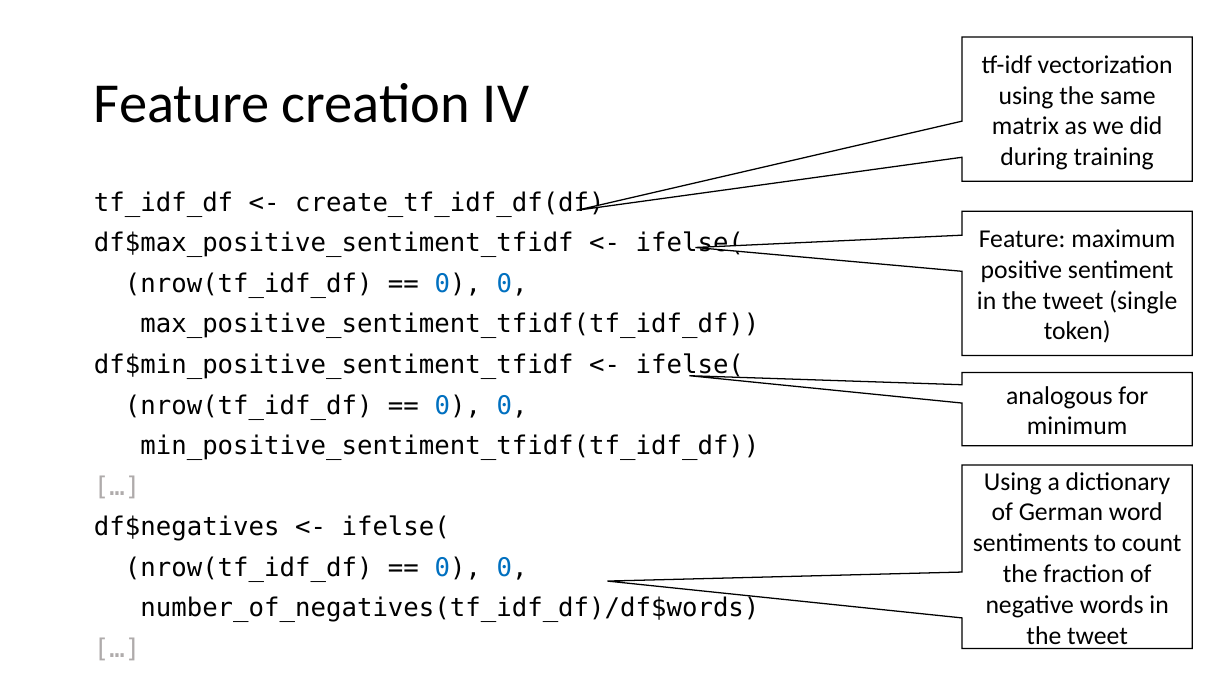
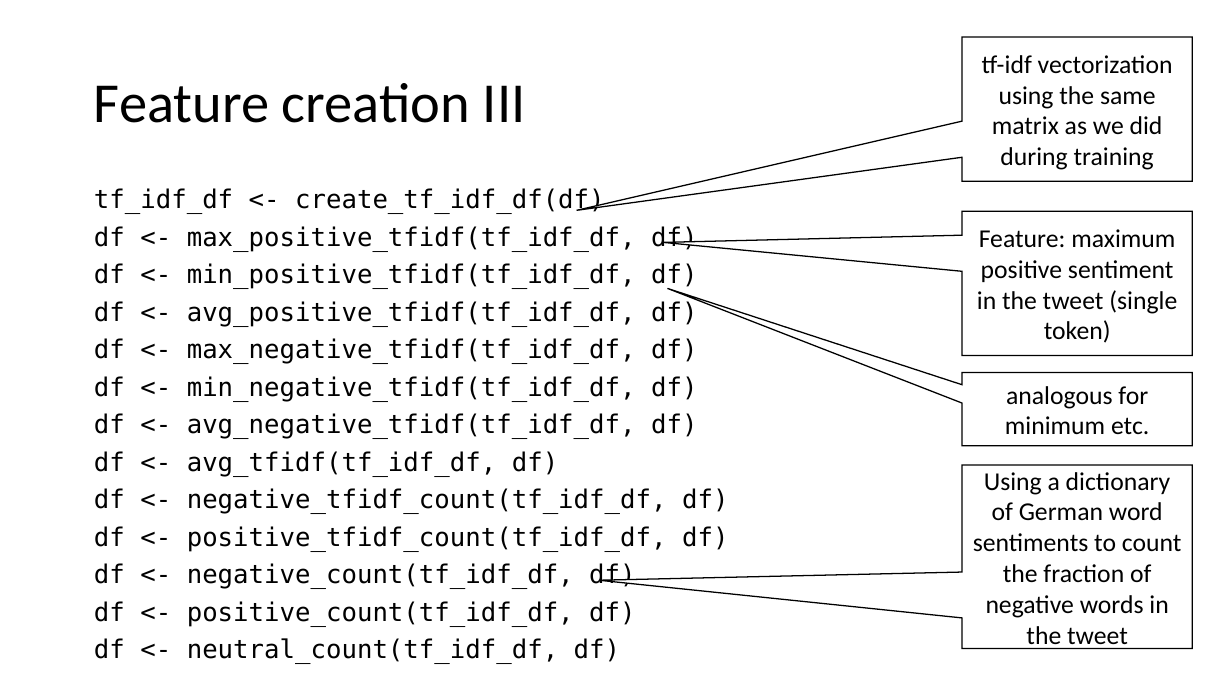
Before and after one commit to samuelstelzer/twitter_sentiment_analysis, a slide deck: slide 18 of handson_workshop.pptx (slide 19 before the commit). Drawn at 1232x693 pixels with LibreOffice and Linux fonts; fonts in the diff are those of the drawing. Boxes give left, top, right and bottom in pixels: in the first picture for what was removed or moved away, otherwise in the second. Text is boxed around its words. In the diff, an @@ line names an element or a change of style, - is before the commit and + after.

Commit message:
Fix issue with positive_words Fix feature creation method

```diff
--- a/handson_workshop.pptx
+++ b/handson_workshop.pptx
@@ title at [94, 83, 526, 123]: text changed @@
-Feature creation IV
+Feature creation III
@@ text at [94, 188, 605, 214]: line spacing 0.9 to 0.8 @@
@@ text at [94, 226, 728, 664]: text changed @@
-df$max_positive_sentiment_tfidf <- ifelse(
-(nrow(tf_idf_df) == 0), 0,
-max_positive_sentiment_tfidf(tf_idf_df))
-df$min_positive_sentiment_tfidf <- ifelse(
-(nrow(tf_idf_df) == 0), 0,
-min_positive_sentiment_tfidf(tf_idf_df))
-[…]
-df$negatives <- ifelse(
-(nrow(tf_idf_df) == 0), 0,
-number_of_negatives(tf_idf_df)/df$words)
-[…]
+df <- max_positive_tfidf(tf_idf_df, df)
+df <- min_positive_tfidf(tf_idf_df, df)
+df <- avg_positive_tfidf(tf_idf_df, df)
+df <- max_negative_tfidf(tf_idf_df, df)
+df <- min_negative_tfidf(tf_idf_df, df)
+df <- avg_negative_tfidf(tf_idf_df, df)
+df <- avg_tfidf(tf_idf_df, df)
+df <- negative_tfidf_count(tf_idf_df, df)
+df <- positive_tfidf_count(tf_idf_df, df)
+df <- negative_count(tf_idf_df, df)
+df <- positive_count(tf_idf_df, df)
+df <- neutral_count(tf_idf_df, df)
@@ speech box "analogous for minimum etc." at [962, 372, 1192, 445]: proportions changed @@
@@ text in speech box at [1005, 386, 1149, 435]: text changed @@
-analogous for minimum
+analogous for minimum etc.
```
Also in this commit, not shown: 8 other slides changed, 4 slides added, 1 slide removed, 11 other files.
